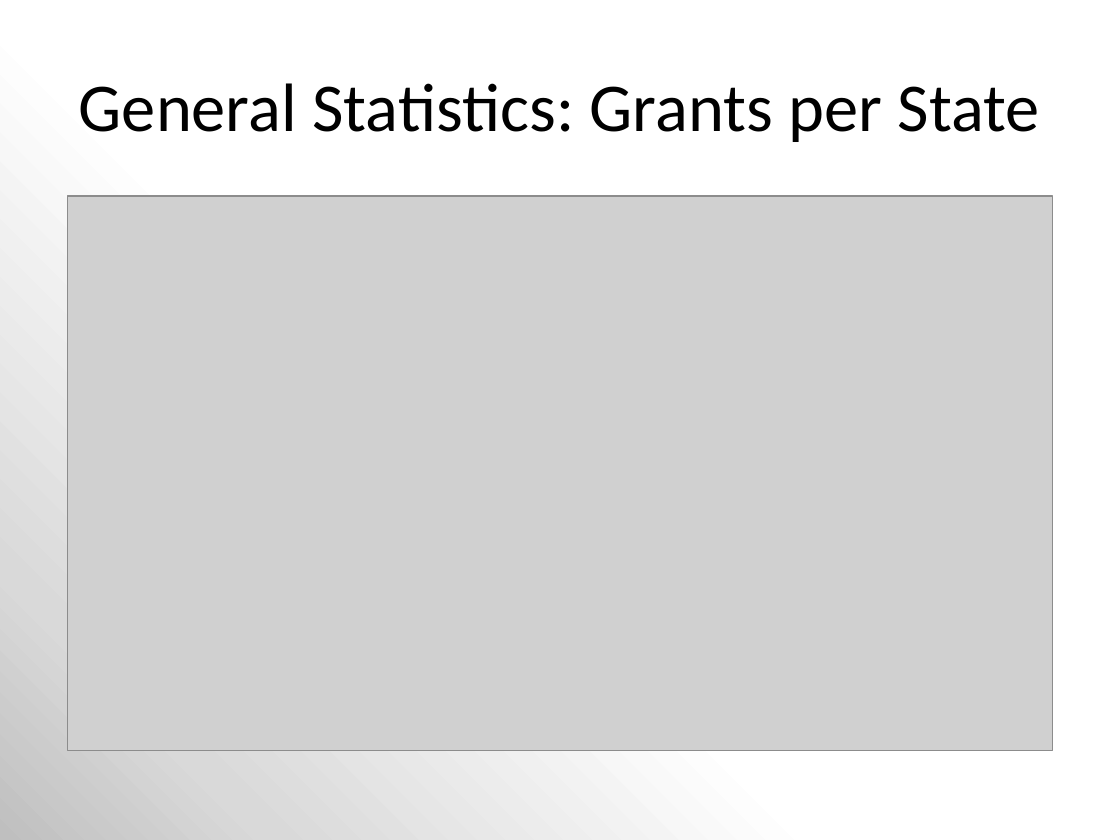
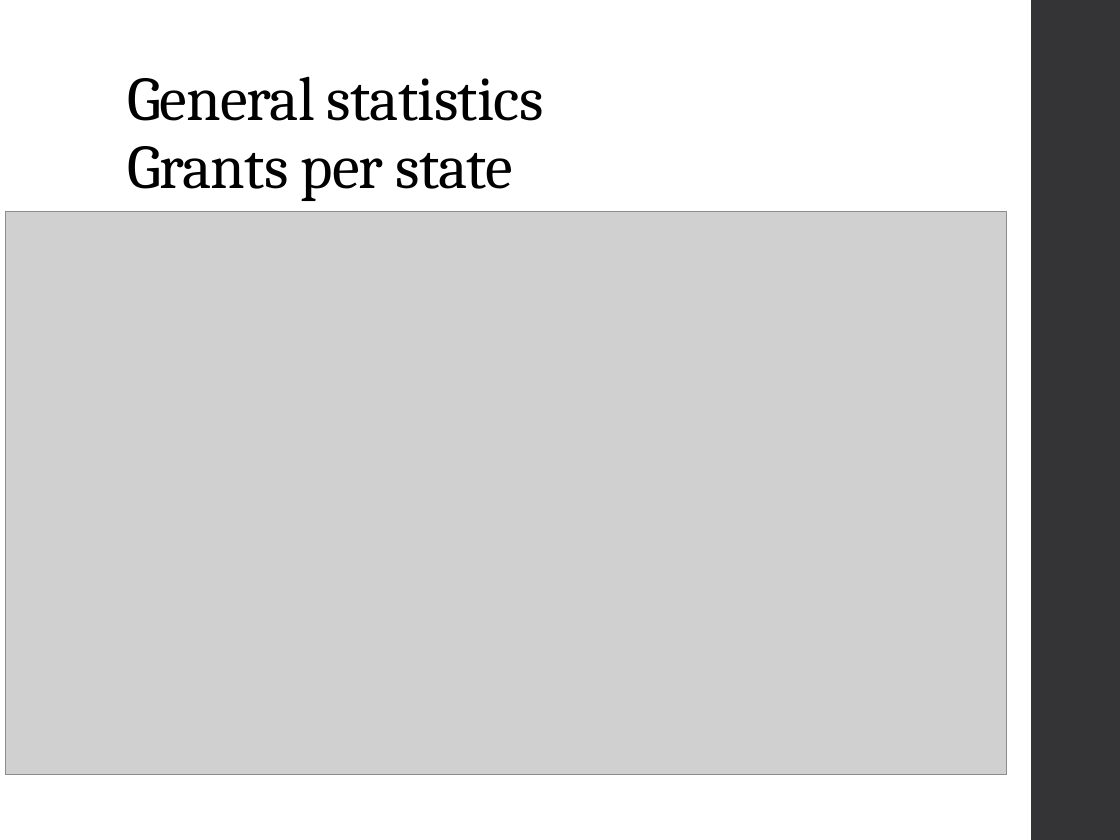
Before and after one commit to MizzouDataMiningCourse-Vaccines/VaccineEffectiveness, a slide deck: slide 8 of docs/Mining NIH Grant Data.pptx (slide 7 before the commit). Drawn at 1120x840 pixels with LibreOffice and Linux fonts; fonts in the diff are those of the drawing; grey boxes stand for pictures. Boxes give left, top, right and bottom in pixels: in the first picture for what was removed or moved away, otherwise in the second. Text is boxed around its words. In the diff, an @@ line names an element or a change of style, - is before the commit and + after.

```diff
--- a/docs/Mining NIH Grant Data.pptx
+++ b/docs/Mining NIH Grant Data.pptx
@@ background gradient #BFBFBF to #D9D9D9 to #FFFFFF to #FFFFFF @@
@@ rectangle added at (x1=1032, y1=0, x2=1120, y2=840), fill #353537 @@
@@ title "General statistics Grants per state" at (x1=127, y1=76, x2=543, y2=201): vertical alignment middle to bottom @@
@@ title at (x1=127, y1=76, x2=543, y2=201): text changed; size 44 to 40 pt; font Calibri to Cambria @@
-General Statistics: Grants per State
+General statistics
+Grants per state
@@ picture resized from (x1=67, y1=196, x2=1053, y2=750) to (x1=6, y1=212, x2=1007, y2=775) @@
```
Also in this commit, not shown: 11 other slides changed, 3 slides added, 2 slides removed, 2 other files.
